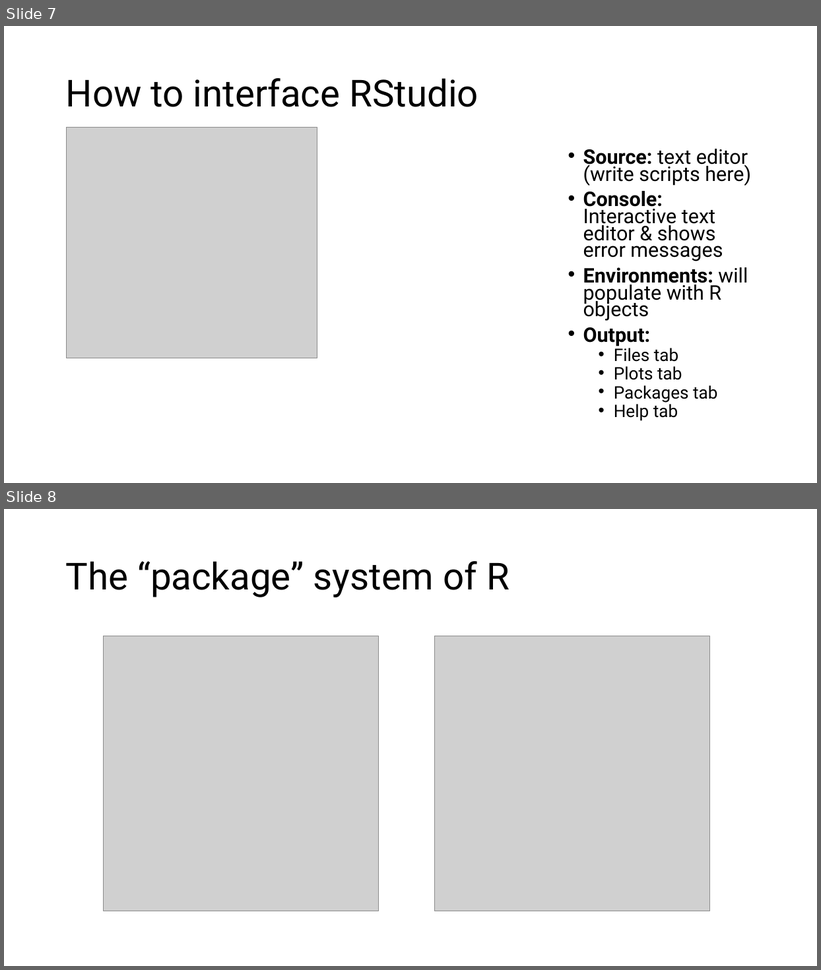
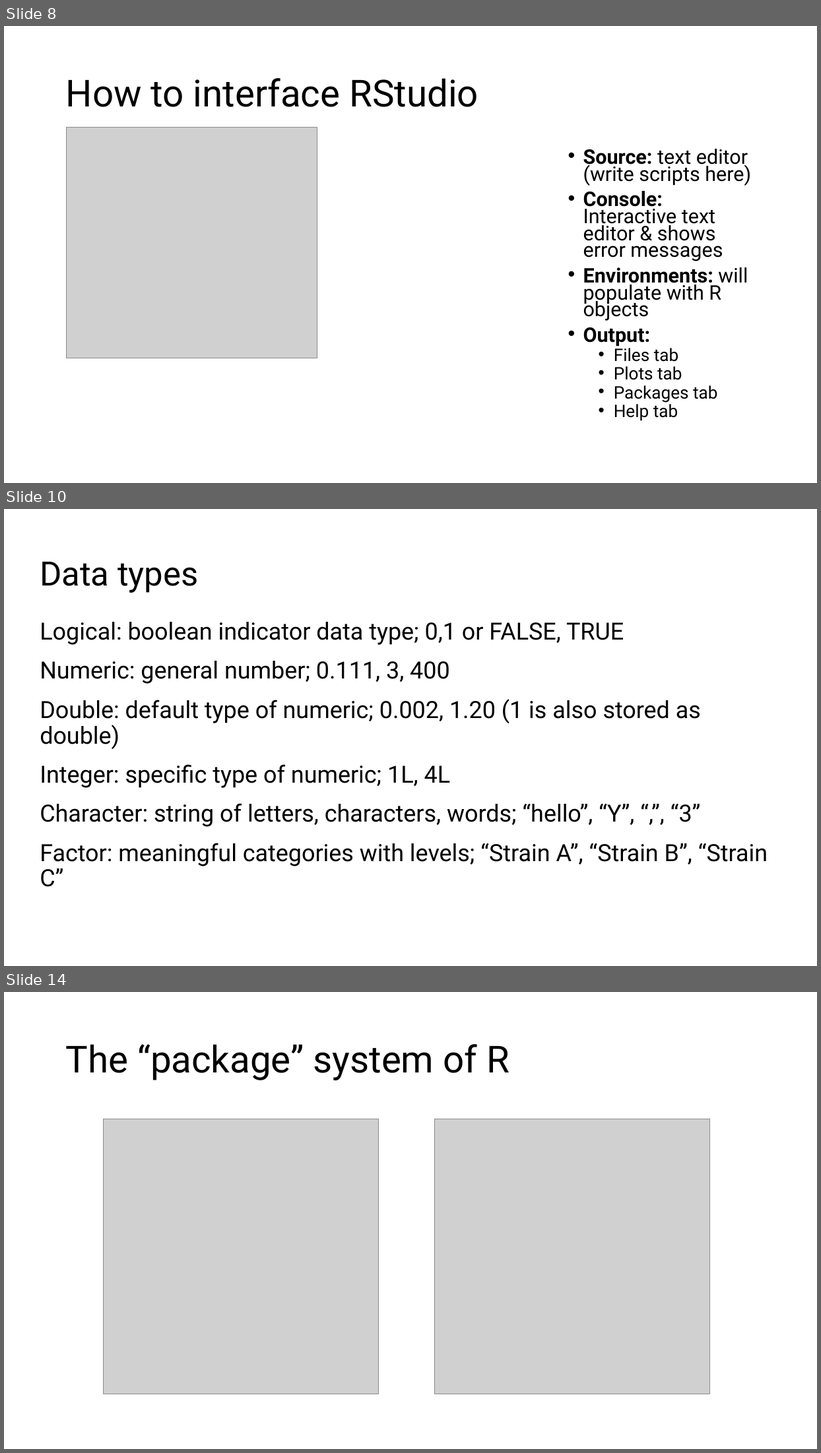
Before and after one commit to mjhemmerlein/MtBlueSky-Workshop-2026, a slide deck: Workshop-Sessions/Introduction-to-Coding/Introduction_to_R.pptx. Shown one above the other, each under a label of ours: slides 7 and 8 before the commit, slides 8, 10 and 14 after it; the slides between them are not shown. The pictures are 821x970 and 821x1453 pixels, drawn with LibreOffice and Linux fonts; fonts in the diff are those of the drawing; grey boxes stand for pictures. Boxes give left, top, right and bottom in pixels: in the first picture for what was removed or moved away, otherwise in the second. Text is boxed around its words. In the diff, an @@ line names an element or a change of style, - is before the commit and + after.

```diff
--- a/Workshop-Sessions/Introduction-to-Coding/Introduction_to_R.pptx
+++ b/Workshop-Sessions/Introduction-to-Coding/Introduction_to_R.pptx
@@ slide 10 added at box(4, 509, 817, 966), background #FFFFFF @@
@@ title added at box(40, 562, 198, 593), 39.6 pt, text #000000 @@
+Data types
@@ text added at box(40, 622, 768, 887), 28 pt, text #000000 @@
+Logical: boolean indicator data type; 0,1 or FALSE, TRUE
+Numeric: general number; 0.111, 3, 400
+Double: default type of numeric; 0.002, 1.20 (1 is also stored as double)
+Integer: specific type of numeric; 1L, 4L
+Character: string of letters, characters, words; “hello”, “Y”, “,”, “3”
+Factor: meaningful categories with levels; “Strain A”, “Strain B”, “Strain C”
@@ what was slide 7 is now slide 8 @@
@@ what was slide 8 is now slide 14 @@
```
Also in this commit, not shown: 5 other slides added, 3 other files.
